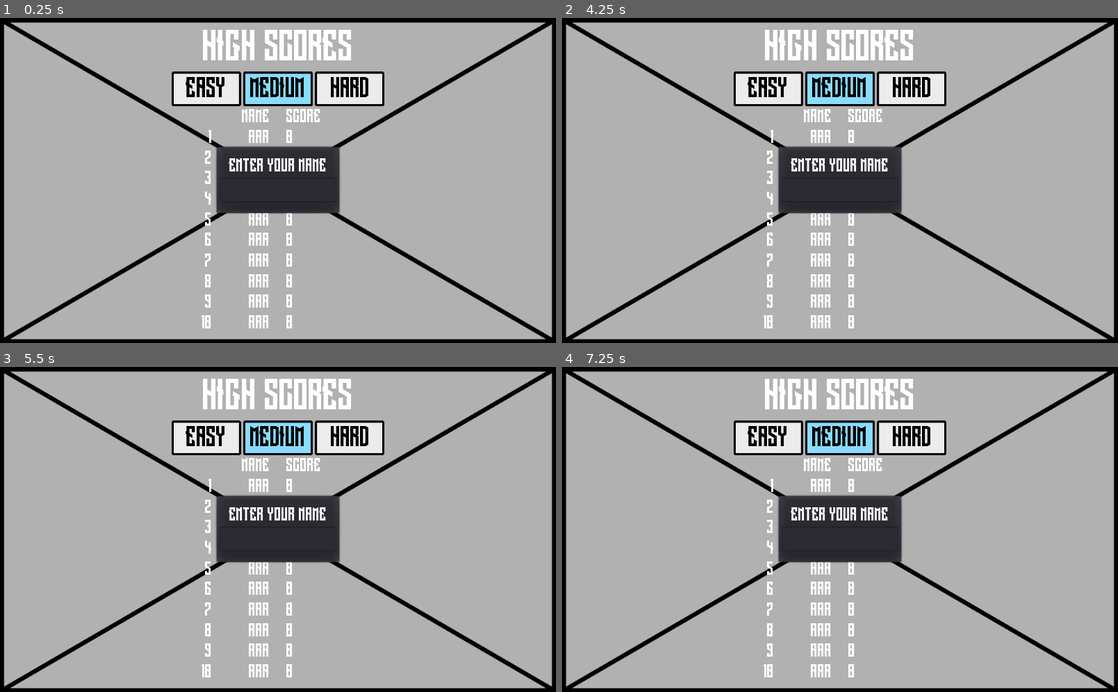
Above: before the commit, frames 1-4 (two rows, left to right).
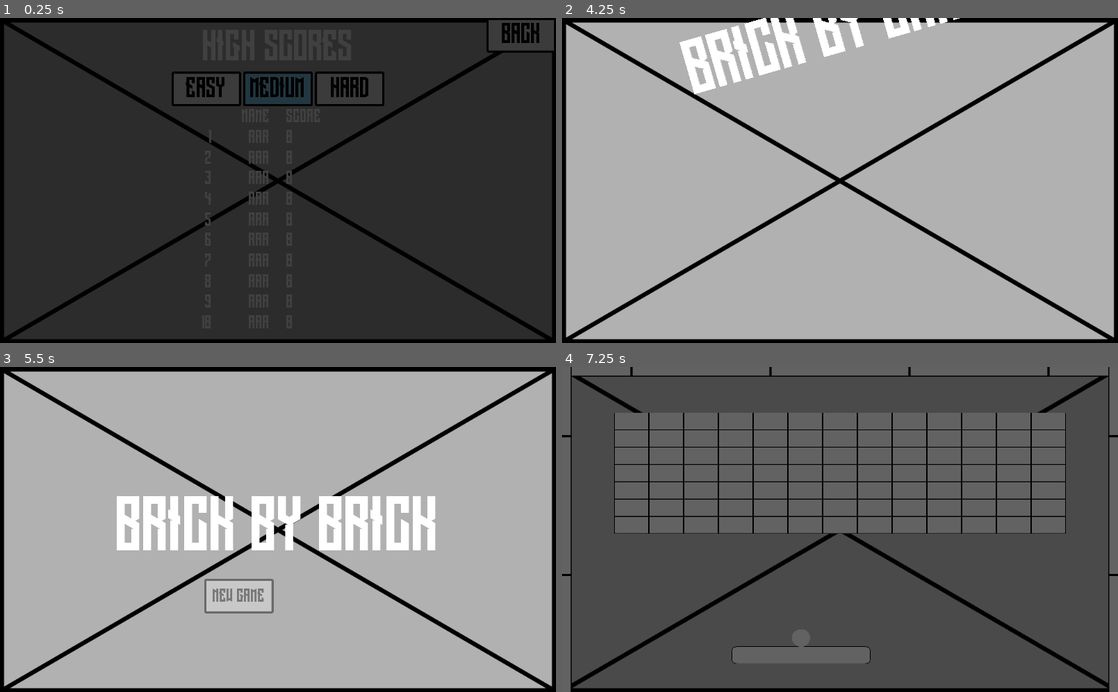
Above: after the commit, the same moments.

Repository: RhetHypo/BrickByBrickPolished
Game: Godot game, scene res://scenes/menus/Highscores.tscn
The game is run twice, just before and just after one commit, with the same random seed, the same clock (stepped at 60 frames per second) and the same inputs. This scene is started directly instead of the project's main scene.
Inputs (mouse positions are in pixels of both pictures, inside the frame that each line leads up to):
- Up to frame 1 (0.25 s): no input
- Up to frame 2 (4.25 s): click "EASY" at 0.5 s; click "EASY" at 1.25 s; click (1084, 34) at 2 s, where only the run after the commit has a clickable "BACK"; click "MEDIUM" at 2.75 s; click (912, 89) at 3.5 s, where only the run before the commit has a clickable "HARD"
- Up to frame 3 (5.5 s): click (278, 438) at 4.25 s, where only the run before the commit has a clickable "MEDIUM"; click (350, 438) at 5 s, where only the run before the commit has a clickable "HARD"
- Up to frame 4 (7.25 s): click (801, 594) at 5.75 s, where only the run after the commit has a clickable "NEW GAME"; click (801, 640) at 6.5 s, where only the run after the commit has a clickable "HIGHSCORES"

The runs differ from the first frame. In frame 1, 89% of the frame differs, in the area x 0-100%, y 0-99%; in frame 2, 14%; in frame 3, 16%; in frame 4, 97%, in the area x 0-100%, y 0-100%.

Commit message:
Finished transitions/menu connections

Diff:
--- a/globals.gd
+++ b/globals.gd
@@ -1,7 +1,7 @@
 extends Node
 
 #some of these may not be used
-var endgame = true
+var endgame = false
 var endgame_score = 10
 var endgame_level = 5
 var endgame_difficulty = 1
--- a/scenes/levels/Gamefield.gd
+++ b/scenes/levels/Gamefield.gd
@@ -88,6 +88,9 @@
 		get_node("Paddle").newLife()
 	elif lives <= 0:
 		print("Game Over")
+		globals.endgame = true
+		globals.endgame_score = points
+		get_node("Transition").switch_scene("res://scenes/menus/Highscores.tscn")
 		#TODO: Actual game over screen
 
 func level_check():
--- a/scenes/menus/Highscores.gd
+++ b/scenes/menus/Highscores.gd
@@ -9,14 +9,20 @@
 onready var grid = get_node("VBoxContainer/GridContainer")
 
 func _ready():
+	Input.set_mouse_mode(Input.MOUSE_MODE_VISIBLE)
 	if globals.endgame:
 		get_node("NewHighscore").popup_centered()
+	globals.endgame = false
 	get_node("VBoxContainer/HBoxContainer/Medium").grab_focus()
 	load_scores()
 	display_scores()
+	get_node("Transition").fade_in()
 
 func display_scores():
 	var index = 0
+	for child in grid.get_children():
+		if !child.is_in_group("Label"):
+			child.queue_free()
 	for score in scores:
 		index += 1
 		var newIndex = NAME.instance()
@@ -26,7 +32,7 @@
 		newName.text = score[0]
 		grid.add_child(newName)
 		var newScore = SCORE.instance()
-		newScore.text = score[1]
+		newScore.text = str(score[1])
 		grid.add_child(newScore)
 		var newspacer = NAME.instance()
 		newspacer.text = ""
@@ -36,9 +42,11 @@
 	var getFile = File.new()
 	if getFile.file_exists(scores_file):
 		getFile.open(scores_file, File.READ)
-		scores = getFile.get_var()
-		getFile.close()
-		print("found score")
+		for j in range(len(scores),10):
+			var player = getFile.get_var()
+			var score = getFile.get_var()
+			scores.append([player, score])
+	getFile.close()
 	if len(scores) < 10:
 		for i in range(len(scores),10):
 			print("generating score")
@@ -52,10 +60,15 @@
 			break
 		else:
 			position += 1
-	print(scores)
 	scores.insert(position,[new_text.to_upper(),globals.endgame_score])
 	scores.pop_back()
-	print(scores)
+	var setFile = File.new()
+	setFile.open(scores_file, File.WRITE)
+	for k in range(0,len(scores)):
+		setFile.store_var(scores[k][0])
+		setFile.store_var(scores[k][1])
+	setFile.close()
+	display_scores()
 	#should
 	#1. get current scores, DONE
 	#2. find if the new one is a high score,
@@ -79,3 +92,7 @@
 	print(new_text)
 	get_node("NewHighscore").hide()
 	save_score(new_text)
+
+
+func _on_BackButton_pressed():
+	get_node("Transition").switch_scene("res://scenes/menus/MainTitle.tscn")
--- a/scenes/menus/Highscores.tscn
+++ b/scenes/menus/Highscores.tscn
@@ -8,6 +8,7 @@
 [ext_resource path="res://images/hover.png" type="Texture" id=6]
 [ext_resource path="res://images/disabled.png" type="Texture" id=7]
 [ext_resource path="res://images/focused.png" type="Texture" id=8]
+[ext_resource path="res://scenes/menus/Transition.tscn" type="PackedScene" id=9]
 
 [sub_resource type="DynamicFont" id=1]
 size = 72
@@ -35,6 +36,10 @@
 
 [sub_resource type="DynamicFont" id=8]
 size = 32
+font_data = ExtResource( 3 )
+
+[sub_resource type="DynamicFont" id=9]
+size = 48
 font_data = ExtResource( 3 )
 
 [node name="Highscores" type="Control"]
@@ -50,29 +55,28 @@
 texture = ExtResource( 2 )
 
 [node name="VBoxContainer" type="VBoxContainer" parent="."]
+editor/display_folded = true
 anchor_left = 0.5
 anchor_right = 0.5
 margin_left = -196.0
 margin_top = 20.0
 margin_right = 196.0
-margin_bottom = 491.0
-alignment = 1
+margin_bottom = 471.0
 
 [node name="HighScoresLabel" type="Label" parent="VBoxContainer" groups=[
 "Label",
 ]]
-margin_top = 144.0
-margin_right = 392.0
-margin_bottom = 219.0
+margin_right = 392.0
+margin_bottom = 75.0
 custom_fonts/font = SubResource( 1 )
 text = "HIGH SCORES"
 align = 1
 valign = 1
 
 [node name="HBoxContainer" type="HBoxContainer" parent="VBoxContainer"]
-margin_top = 223.0
-margin_right = 392.0
-margin_bottom = 287.0
+margin_top = 79.0
+margin_right = 392.0
+margin_bottom = 143.0
 alignment = 1
 
 [node name="Easier" type="TextureButton" parent="VBoxContainer/HBoxContainer"]
@@ -133,10 +137,9 @@
 valign = 1
 
 [node name="GridContainer" type="GridContainer" parent="VBoxContainer"]
-editor/display_folded = true
-margin_top = 291.0
-margin_right = 392.0
-margin_bottom = 326.0
+margin_top = 147.0
+margin_right = 392.0
+margin_bottom = 182.0
 custom_constants/hseparation = 32
 columns = 4
 
@@ -177,7 +180,6 @@
 
 [node name="NewHighscore" type="PopupDialog" parent="."]
 pause_mode = 2
-visible = true
 margin_left = -1.24377
 margin_top = -0.756241
 margin_right = 230.756
@@ -208,7 +210,35 @@
 custom_fonts/font = SubResource( 8 )
 align = 1
 max_length = 3
+
+[node name="BackButton" type="TextureButton" parent="."]
+anchor_left = 1.0
+anchor_right = 1.0
+margin_left = -128.0
+margin_bottom = 64.0
+texture_normal = ExtResource( 4 )
+texture_pressed = ExtResource( 5 )
+texture_hover = ExtResource( 6 )
+texture_disabled = ExtResource( 7 )
+texture_focused = ExtResource( 8 )
+
+[node name="Label" type="Label" parent="BackButton"]
+anchor_left = 0.5
+anchor_top = 0.5
+anchor_right = 0.5
+anchor_bottom = 0.5
+margin_left = -36.0
+margin_top = -25.5
+margin_right = 36.0
+margin_bottom = 25.5
+custom_fonts/font = SubResource( 9 )
+custom_colors/font_color = Color( 0, 0, 0, 1 )
+text = "BACK"
+
+[node name="Transition" parent="." instance=ExtResource( 9 )]
+visible = false
 [connection signal="pressed" from="VBoxContainer/HBoxContainer/Easier" to="." method="_on_Easier_pressed"]
 [connection signal="pressed" from="VBoxContainer/HBoxContainer/Medium" to="." method="_on_Medium_pressed"]
 [connection signal="pressed" from="VBoxContainer/HBoxContainer/Harder" to="." method="_on_Harder_pressed"]
 [connection signal="text_entered" from="NewHighscore/VBoxContainer/LineEdit" to="." method="_on_LineEdit_text_entered"]
+[connection signal="pressed" from="BackButton" to="." method="_on_BackButton_pressed"]
--- a/scenes/menus/MainTitle.gd
+++ b/scenes/menus/MainTitle.gd
@@ -28,3 +28,11 @@
 
 func _on_NewGameButton_pressed():
 	get_node("Transition").switch_scene("res://scenes/levels/Gamefield.tscn")
+
+func _on_HighscoresButton_pressed():
+	get_node("Transition").switch_scene("res://scenes/menus/Highscores.tscn")
+
+
+func _on_Quit_pressed():
+	get_tree().quit()
+	#should probably have a confirm dialog here
--- a/scenes/menus/MainTitle.tscn
+++ b/scenes/menus/MainTitle.tscn
@@ -240,3 +240,5 @@
 [connection signal="timeout" from="DelayTimer" to="." method="_on_DelayTimer_timeout"]
 [connection signal="pressed" from="CenterContainer/ButtonGrid/NewGameButton" to="." method="_on_NewGameButton_pressed"]
 [connection signal="pressed" from="CenterContainer/ButtonGrid/SettingsButton" to="." method="_on_SettingsButton_pressed"]
+[connection signal="pressed" from="CenterContainer/ButtonGrid/HighscoresButton" to="." method="_on_HighscoresButton_pressed"]
+[connection signal="pressed" from="CenterContainer/ButtonGrid/Quit" to="." method="_on_Quit_pressed"]
Not shown: 1 places in scenes/menus/Highscores.tscn that only renumber resources
